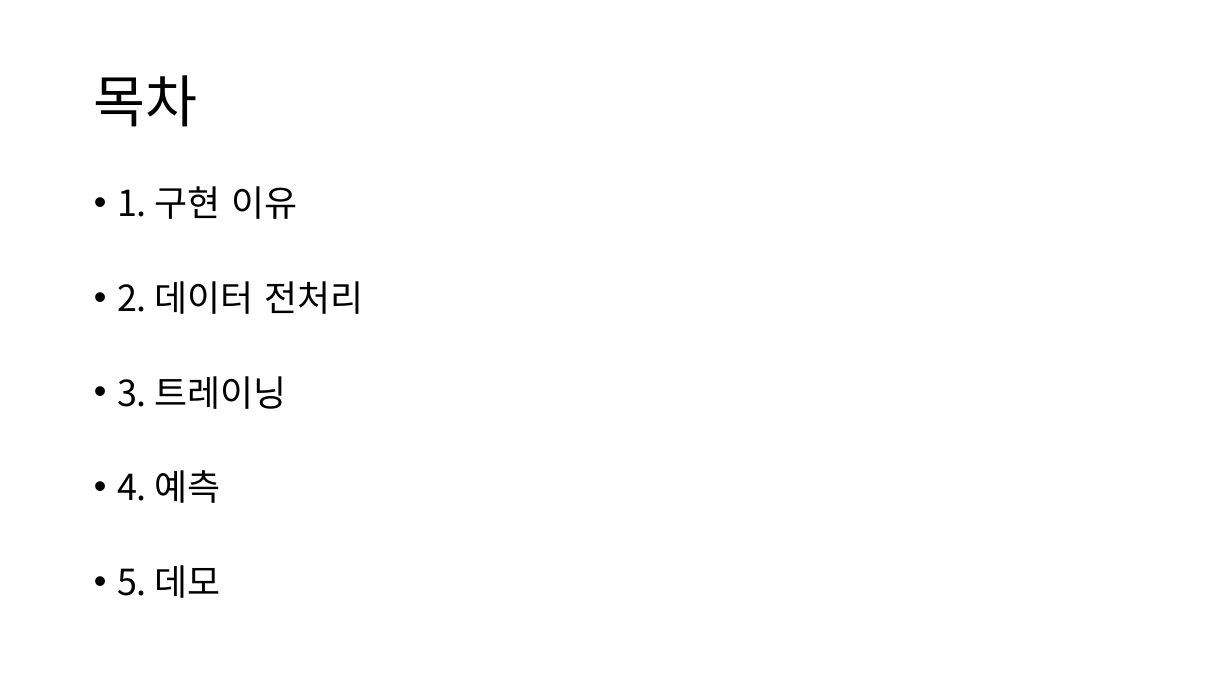
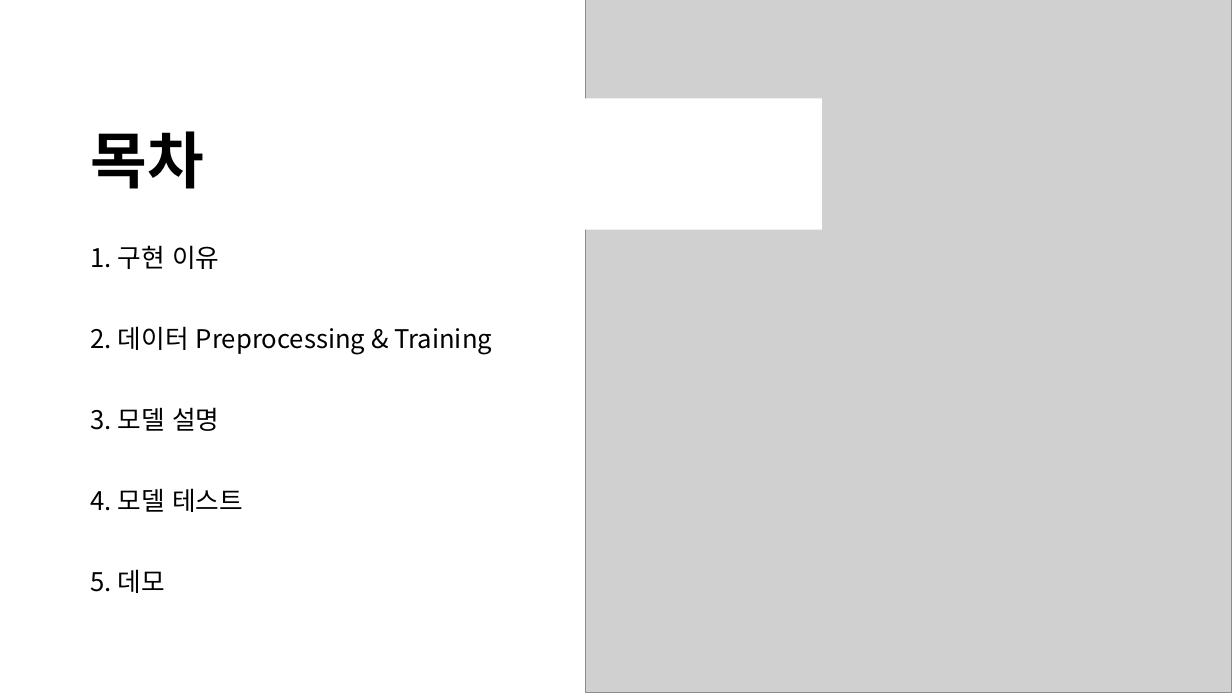
Before and after one commit to Team-Tetrapod/project, a slide deck: slide 2 of 2. 발표자료/PC조립 헬퍼 최종본.pptx. Drawn at 1232x693 pixels with LibreOffice and Linux fonts; fonts in the diff are those of the drawing; grey boxes stand for pictures; background and template pictures are left out. Boxes give left, top, right and bottom in pixels: in the first picture for what was removed or moved away, otherwise in the second. Text is boxed around its words. In the diff, an @@ line names an element or a change of style, - is before the commit and + after.

```diff
--- a/2. 발표자료/PC조립 헬퍼 최종본.pptx
+++ b/2. 발표자료/PC조립 헬퍼 최종본.pptx
@@ picture added at (586, 0, 1232, 693) @@
@@ rectangle "목차": place and size @@
-rectangle "목차" at (94, 75, 198, 127)
+rectangle "목차" at (81, 98, 822, 229)
@@ rectangle "목차" at (81, 98, 822, 229): size 44 to 48 pt, bold on; fill none to #FFFFFF @@
@@ text "1. 구현 이유": place and size @@
-text "1. 구현 이유" at (117, 186, 363, 598)
+text "1. 구현 이유" at (91, 245, 492, 593)
@@ text "1. 구현 이유" at (91, 245, 492, 593): vertical alignment top to middle @@
@@ text at (91, 245, 219, 593): size 28 to 20 pt in "1. 구현 이유", "5. 데모"; bullet • to none; line spacing 0.8 to 0.9 @@
@@ text at (91, 326, 492, 512): text changed; size 28 to 20 pt @@
-• 2. 데이터 전처리
-• 3. 트레이닝
-• 4. 예측
+2. 데이터 Preprocessing & Training
+3. 모델 설명
+4. 모델 테스트
```
Also in this commit, not shown: 5 other slides changed, 5 slides added, 7 slides removed, 1 other file.
